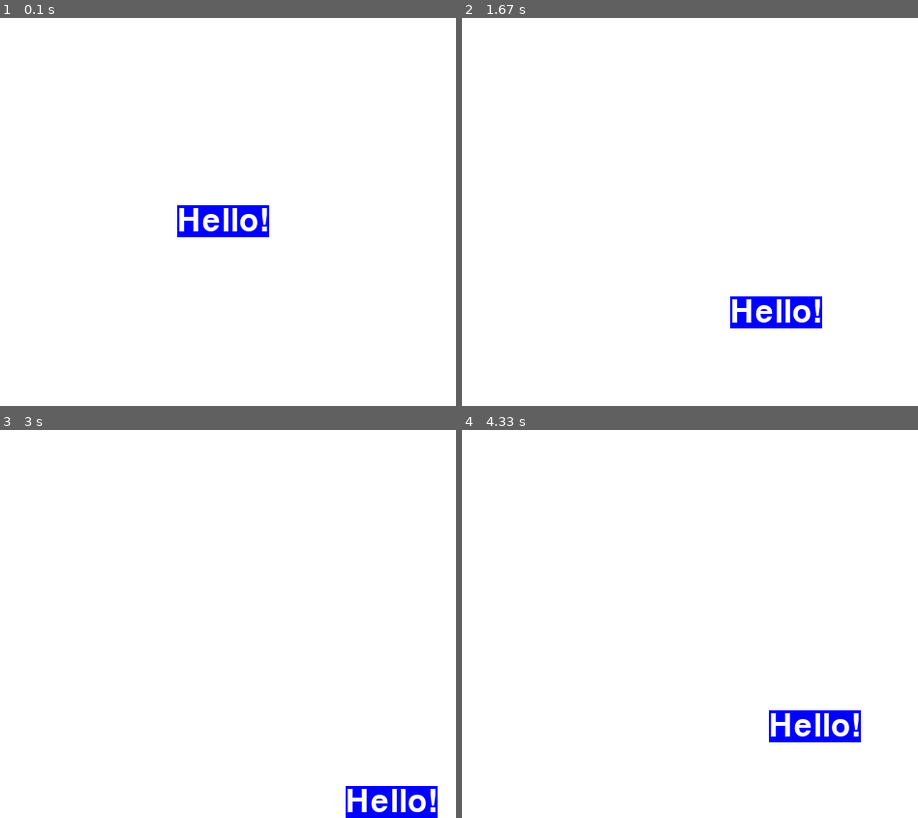
Above: before the commit, frames 1-4 (two rows, left to right).
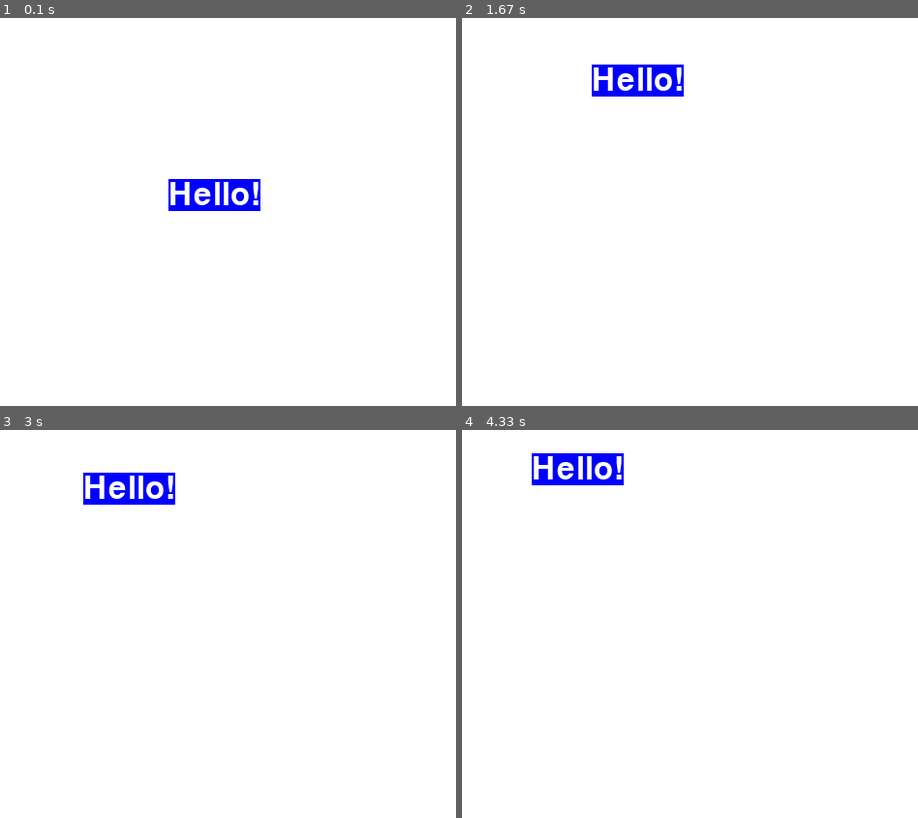
Above: after the commit, the same moments.

Repository: dtotheb/pygameHelloWorld
Game: pygame game, started from HelloWorld.py
Two runs of this game, one before a commit and one after it. Both use one fixed random seed, a clock stepped at 60 frames per second and the inputs below.
Inputs:
- Up to frame 1 (0.1 s): no input
- Up to frame 2 (1.67 s): tap Space at 0.33, 0.73, 1.03, 1.23, 1.57 s
- Up to frame 3 (3 s): tap Space at 1.87, 2.07, 2.37, 2.63, 2.97 s
- Up to frame 4 (4.33 s): tap Space at 3.27, 3.4, 3.8, 4.1 s

The runs differ from the first frame. In frame 1, 2.0% of the frame differs, in the area x 36-60%, y 41-57%; in frame 2, 2.5%, in the area x 28-79%, y 12-80%; in frame 3, 2.5%; in frame 4, 2.5%.

Commit message:
can change vector randomly by hitting spacebar

Diff:
--- a/HelloWorld.py
+++ b/HelloWorld.py
@@ -1,5 +1,6 @@
 #!/usr/bin/python
 import sys
+import random
 import pygame
 from pygame.locals import *
 
@@ -42,9 +43,14 @@
 #initial display
 displayEverything()
 
+
 #intial vector
-vector = (1, 1)
+def randomVector(n):
+    x = random.randint(-1 * n, n)
+    y = random.randint(-1 * n, n)
+    return (x, y)
 
+vector = randomVector(2)
 
 #moves the Rect and checks for bounds
 def moveStuff():
@@ -74,6 +80,9 @@
         if event.type == QUIT:
             pygame.quit()
             sys.exit()
+        if event.type == pygame.KEYDOWN:
+            if event.key == pygame.K_SPACE:
+                vector = randomVector(2)
 
     moveStuff()
     displayEverything()
